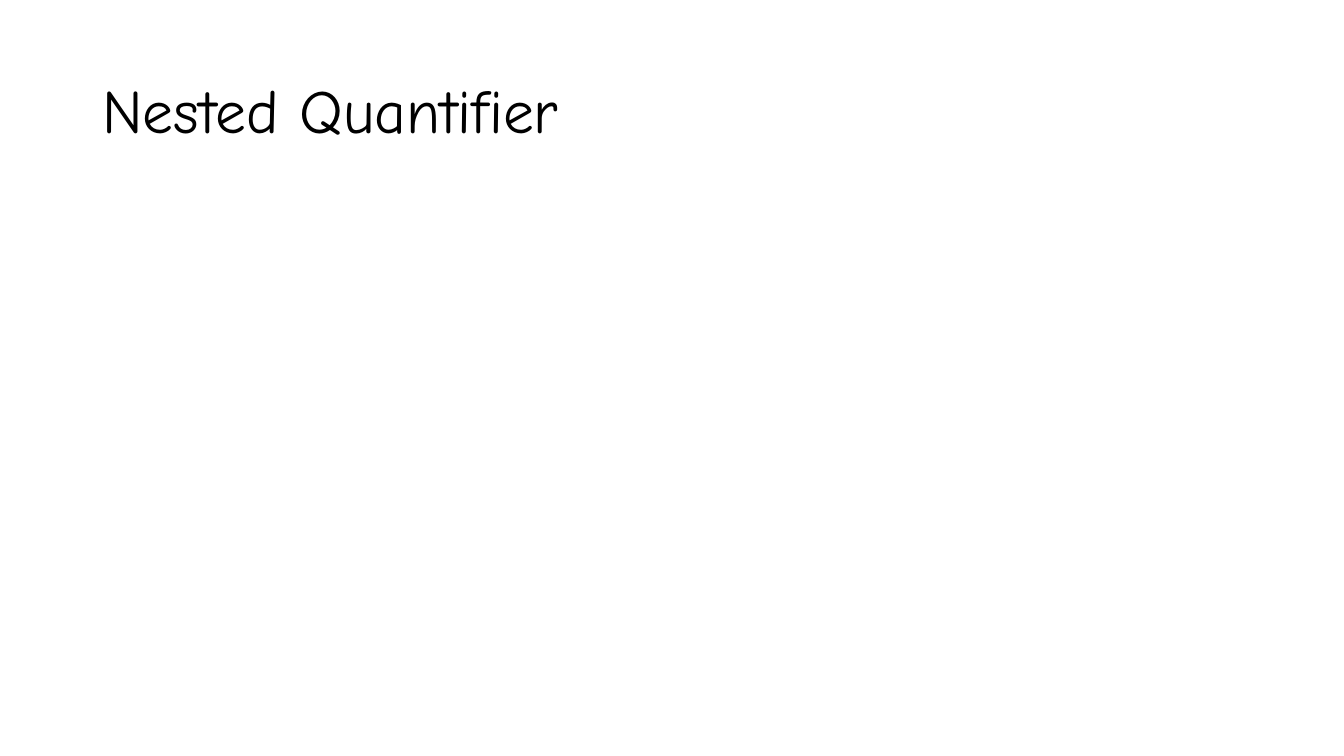
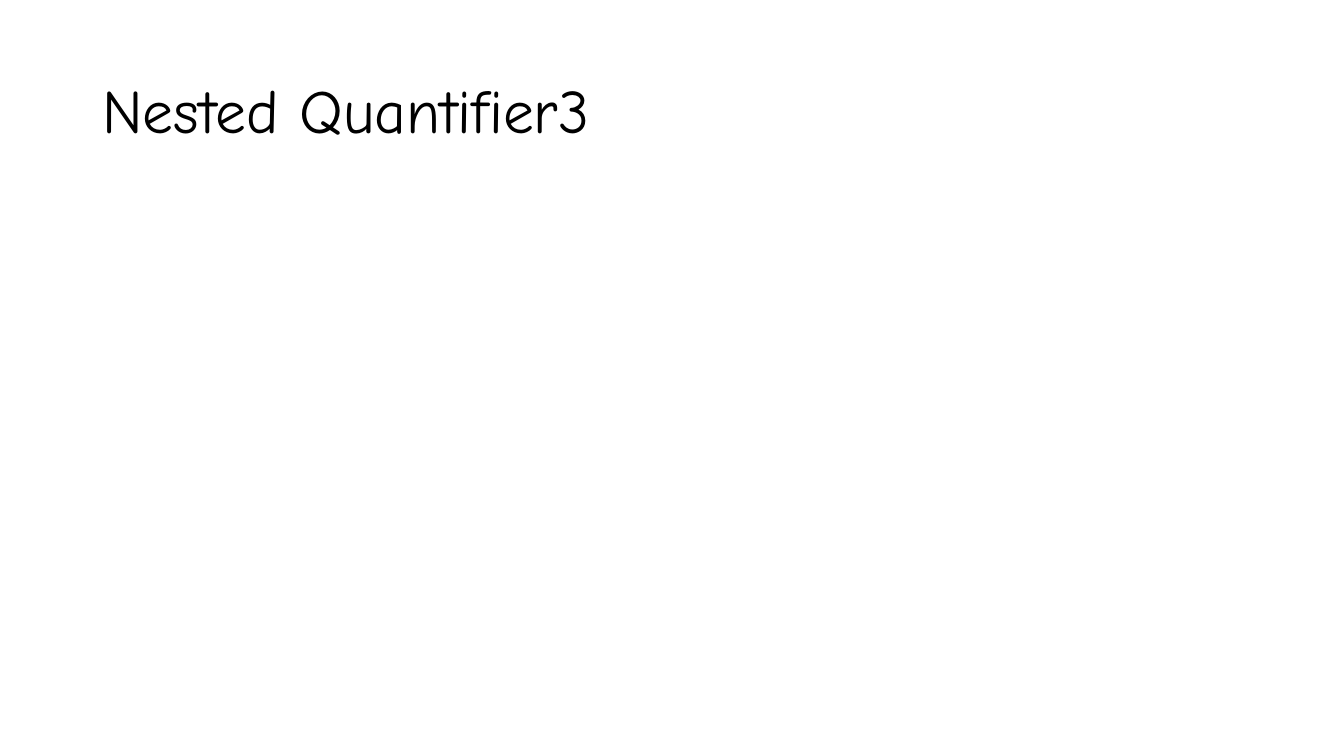
Before and after one commit to YeasirRayhanPrince/yeasirrayhanprince.github.io, a slide deck: slide 8 of cse106/slides/2. Predicate.pptx (slide 16 before the commit). Drawn at 1344x756 pixels with LibreOffice and Linux fonts; fonts in the diff are those of the drawing; grey boxes stand for pictures. Boxes give left, top, right and bottom in pixels: in the first picture for what was removed or moved away, otherwise in the second. Text is boxed around its words. In the diff, an @@ line names an element or a change of style, - is before the commit and + after.

```diff
--- a/cse106/slides/2. Predicate.pptx
+++ b/cse106/slides/2. Predicate.pptx
@@ title at bbox=[102, 90, 589, 135]: text changed @@
-Nested Quantifier
+Nested Quantifier3
```
Also in this commit, not shown: 9 other slides changed, 8 slides removed, 11 other files.
